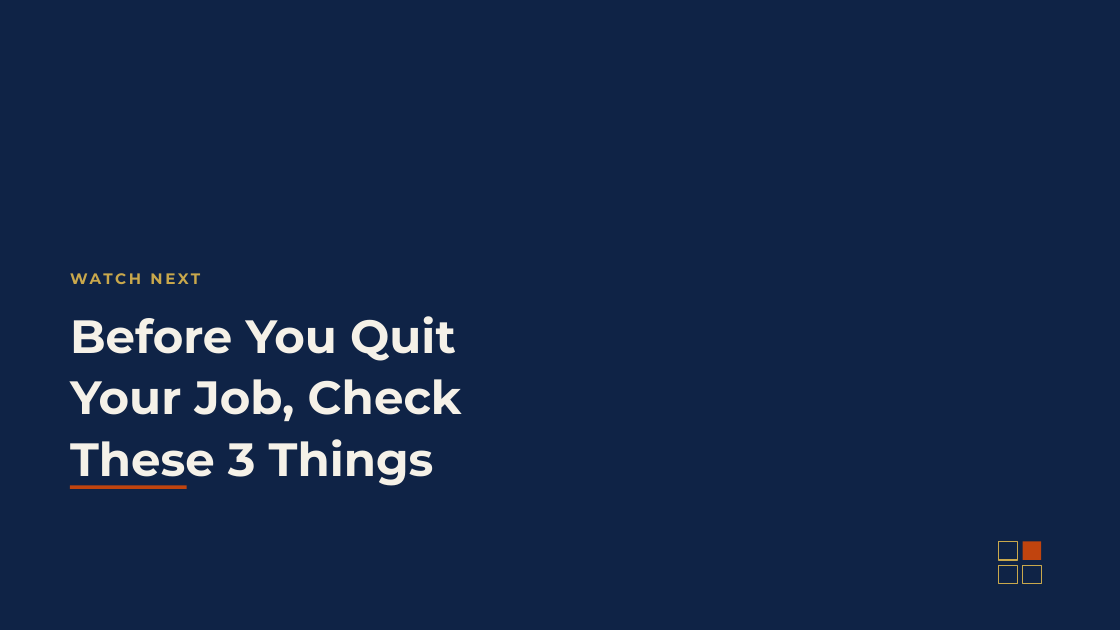
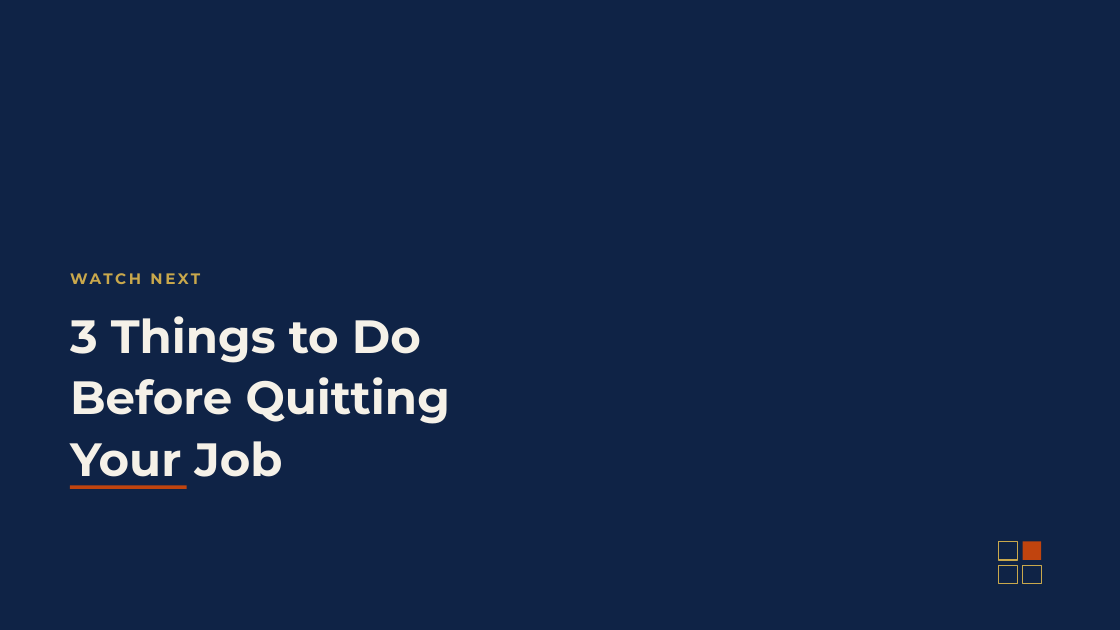
Before and after one commit to temidanielle/temidayoafonja-site, a slide deck: slide 13 of deliverables/video-2-slides/out/Video-2-Is-Your-Job-Making-You-Less-Marketable_v1.1.pptx. Drawn at 1120x630 pixels with LibreOffice and Linux fonts; fonts in the diff are those of the drawing. Boxes give left, top, right and bottom in pixels: in the first picture for what was removed or moved away, otherwise in the second. Text is boxed around its words. In the diff, an @@ line names an element or a change of style, - is before the commit and + after.

```diff
--- a/deliverables/video-2-slides/out/Video-2-Is-Your-Job-Making-You-Less-Marketable_v1.1.pptx
+++ b/deliverables/video-2-slides/out/Video-2-Is-Your-Job-Making-You-Less-Marketable_v1.1.pptx
@@ text at (70, 316, 450, 487): text changed @@
-Before You Quit
-Your Job, Check
-These 3 Things
+3 Things to Do
+Before Quitting
+Your Job
```
Also in this commit, not shown: 23 other files.
